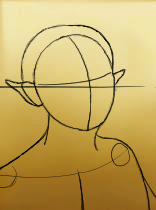
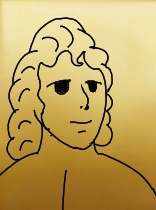
The second 156px x 210px image is a revision of the first. Changes to its layers:
renamed "Horizon" to "Paint Layer 1", painted on it over [0, 17, 156, 210]
removed layer "Paint Body" over [0, 17, 156, 210]
removed layer "Paint Ears" over [0, 17, 128, 128]
removed layer "Paint Hair" over [0, 17, 128, 128]
